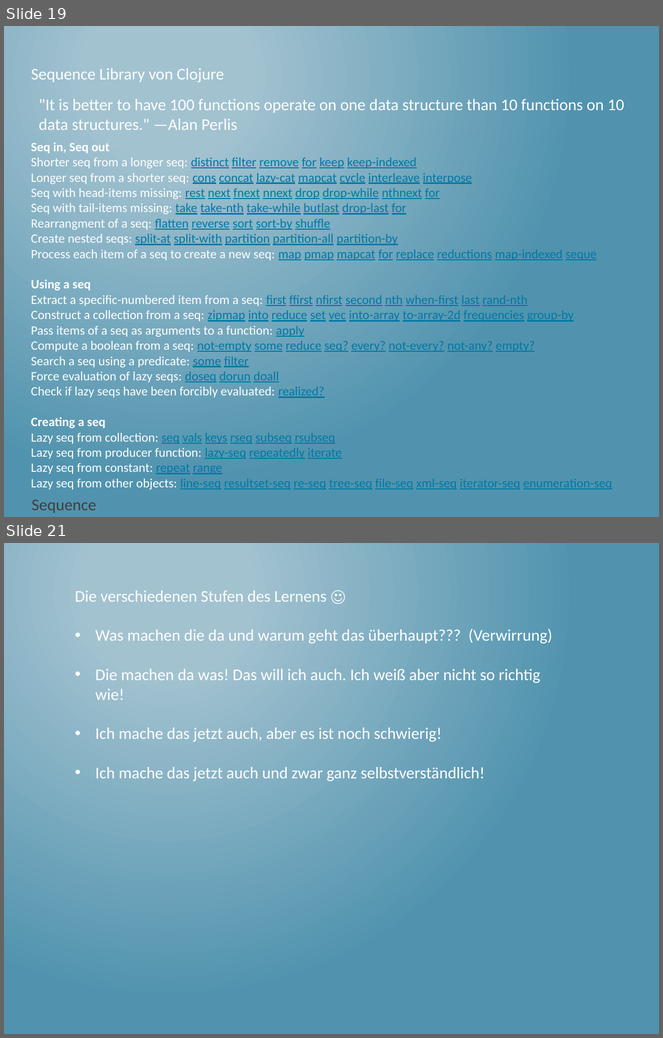
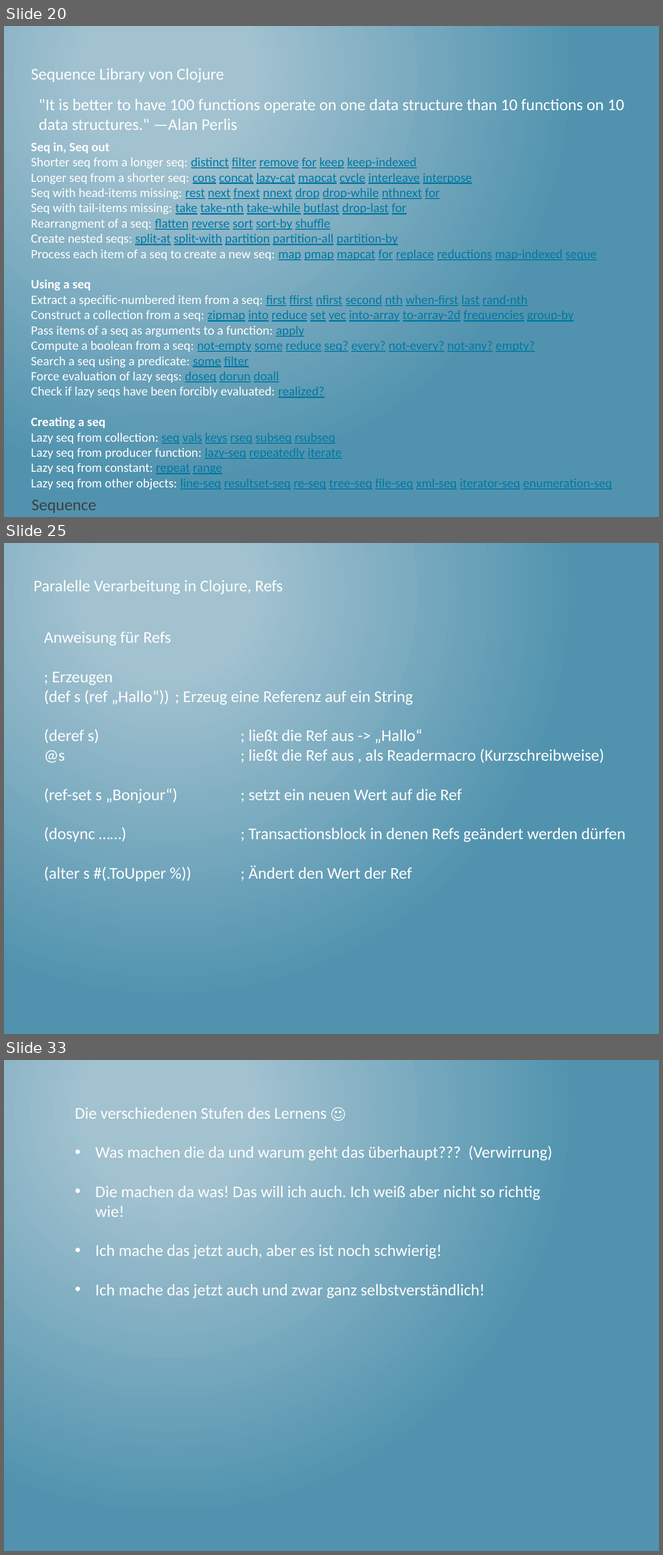
Before and after one commit to thomasschulte/ClojureUsergroupDemo, a slide deck: Clojure Vortrag .NET User Group.pptx. Shown one above the other, each under a label of ours: slides 19 and 21 before the commit, slides 20, 25 and 33 after it; the slides between them are not shown. The pictures are 663x1038 and 663x1555 pixels, drawn with LibreOffice and Linux fonts; fonts in the diff are those of the drawing. Boxes give left, top, right and bottom in pixels: in the first picture for what was removed or moved away, otherwise in the second. Text is boxed around its words. In the diff, an @@ line names an element or a change of style, - is before the commit and + after.

```diff
--- a/Clojure Vortrag .NET User Group.pptx
+++ b/Clojure Vortrag .NET User Group.pptx
@@ slide 25 added at [4, 543, 659, 1034], background gradient #A3C3D1 to #5194AF @@
@@ text added at [34, 580, 283, 594], 18 pt, text #FFFFFF @@
+Paralelle Verarbeitung in Clojure, Refs
@@ text added at [44, 631, 626, 882], 18 pt, text #FFFFFF @@
+Anweisung für Refs
+; Erzeugen
+(def s (ref „Hallo“)) ; Erzeug eine Referenz auf ein String
+(deref s) ; ließt die Ref aus -> „Hallo“
+@s ; ließt die Ref aus , als Readermacro (Kurzschreibweise)
+(ref-set s „Bonjour“) ; setzt ein neuen Wert auf die Ref
+(dosync ……) ; Transactionsblock in denen Refs geändert werden dürfen
+(alter s #(.ToUpper %)) ; Ändert den Wert der Ref
@@ what was slide 19 is now slide 20 @@
@@ what was slide 21 is now slide 33 @@
```
Also in this commit, not shown: 12 other slides added, 1 slide removed, 1 other file.
